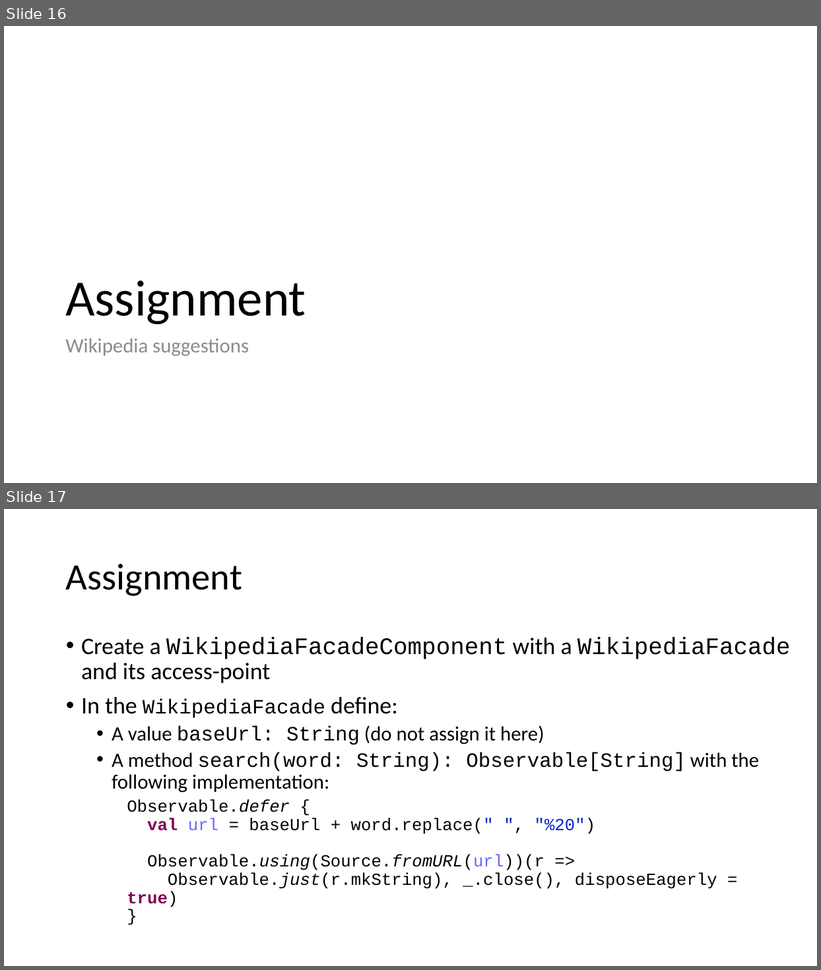
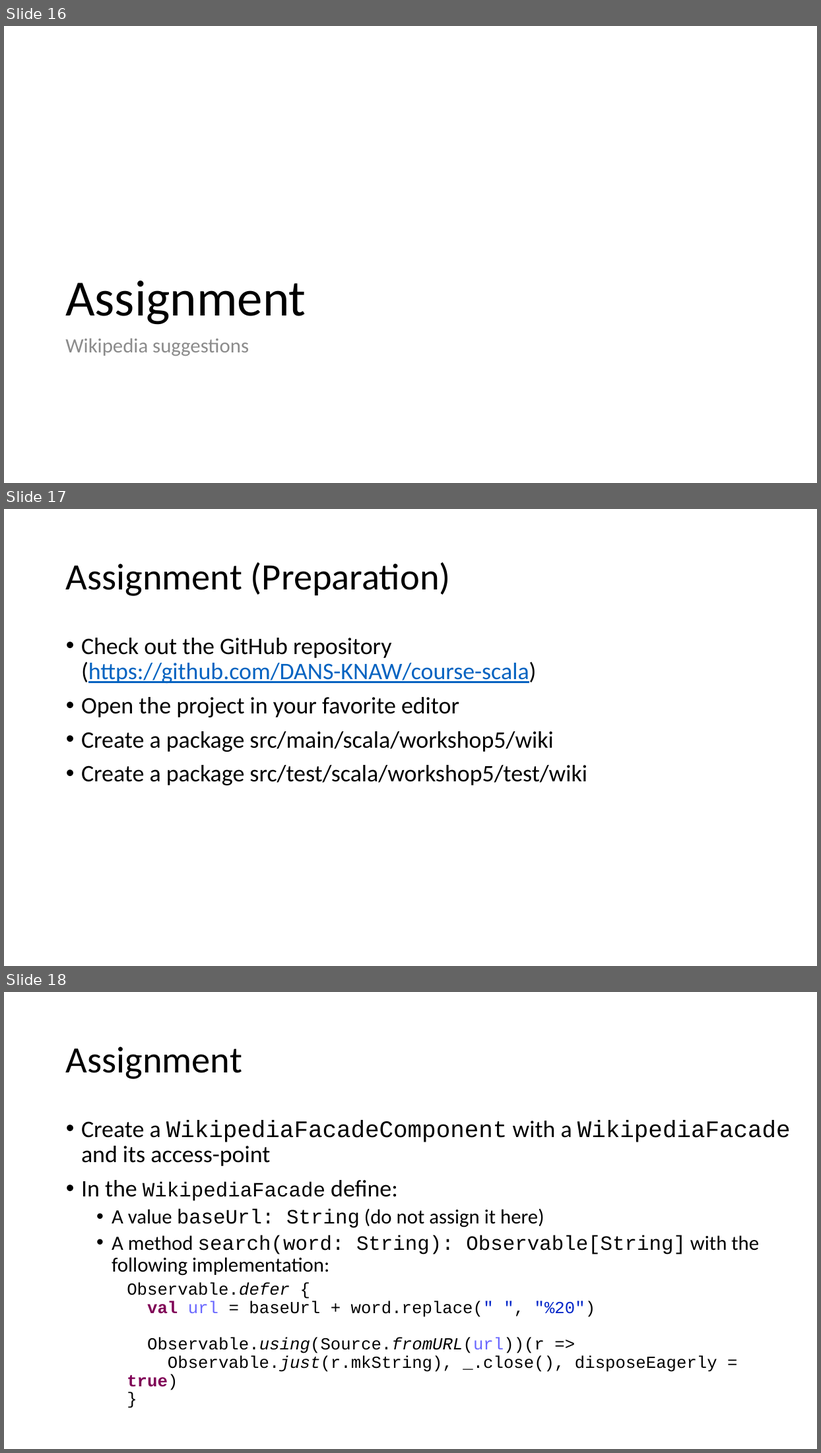
Before and after one commit to rvanheest-DANS-KNAW/course-scala, a slide deck: src/main/scala/workshop5/Presentation.pptx. Shown one above the other, each under a label of ours: slides 16 and 17 before the commit, slides 16, 17 and 18 after it. The pictures are 821x970 and 821x1453 pixels, drawn with LibreOffice and Linux fonts; fonts in the diff are those of the drawing. Boxes give left, top, right and bottom in pixels: in the first picture for what was removed or moved away, otherwise in the second. Text is boxed around its words. In the diff, an @@ line names an element or a change of style, - is before the commit and + after.

Commit message:
add extra slide for assignment preparation

```diff
--- a/src/main/scala/workshop5/Presentation.pptx
+++ b/src/main/scala/workshop5/Presentation.pptx
@@ slide 17 added at (x1=4, y1=509, x2=817, y2=966), background #FFFFFF @@
@@ title added at (x1=66, y1=562, x2=451, y2=596), 44 pt, text #000000 @@
+Assignment (Preparation)
@@ text added at (x1=81, y1=638, x2=587, y2=786), 28 pt, text #000000 @@
+• Check out the GitHub repository (https://github.com/DANS-KNAW/course-scala)
+• Open the project in your favorite editor
+• Create a package src/main/scala/workshop5/wiki
+• Create a package src/test/scala/workshop5/test/wiki
@@ what was slide 17 is now slide 18 @@
```
